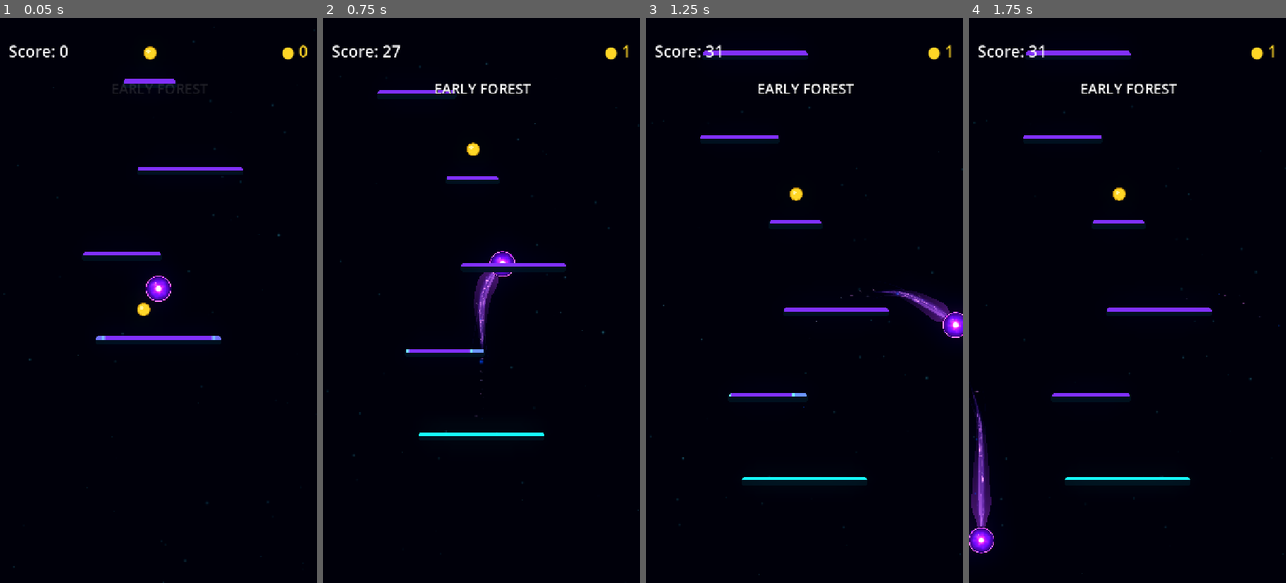
Above: before the commit, frames 1-4 (left to right).
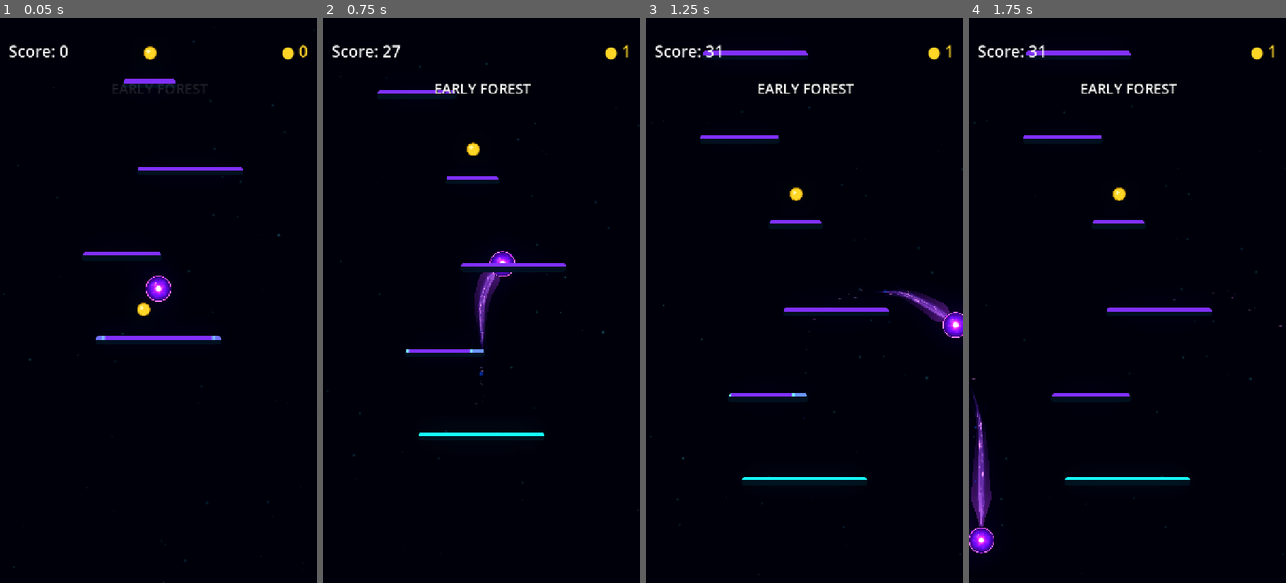
Above: after the commit, the same moments.

Repository: Kryodo/TowerJump
Game: Godot game, scene res://scenes/main.tscn
Same seed, same stepped clock (60 frames per second), same inputs: the game is played once before the commit and once after it.
Inputs (mouse positions are in pixels of both pictures, inside the frame that each line leads up to):
- Up to frame 1 (0.05 s): no input
- Up to frame 2 (0.75 s): move the mouse to (551, 272) at 0.52 s; hold Right (ui_right) from 0.53 s (still down); click (551, 272) at 0.67 s
- Up to frame 3 (1.25 s): keep holding Right (ui_right)
- Up to frame 4 (1.75 s): release Right (ui_right) at 1.25 s; drag from (1064, 328) to (1117, 193) at 1.27 s

Frame 1 is identical in both runs. In frame 2, 0.1% of the frame differs, in the area x 47-56%, y 45-71%; in frame 3, less than 0.1%; in frame 4, 0.2%, in the area x 0-99%, y 48-91%.

Commit message:
Anchor comet V trail and fragments to orb trailing surface

Diff:
--- a/scripts/ball_trail.gd
+++ b/scripts/ball_trail.gd
@@ -9,6 +9,7 @@
 @export var max_points: int = 22
 @export var min_distance: float = 2.5
 @export var max_segment_distance: float = 120.0
+@export_range(0.0, 40.0, 1.0) var trail_head_offset: float = 28.0
 
 @export_category("Visual Palette")
 @export_enum("Electric Blue", "Rich Violet") var visual_palette: int = 0
@@ -95,7 +96,7 @@
 
 func _get_animated_trail_point(index: int) -> Vector2:
 	var point: Vector2 = _points[index]
-	if _points.size() < 3:
+	if _points.size() < 2:
 		return point
 
 	var tangent: Vector2
@@ -115,7 +116,11 @@
 	var secondary_wave: float = sin(_trail_time * 1.25 + t * 5.5 + 0.8)
 	var drift: float = (wave * 0.7 + secondary_wave * 0.3) * (0.5 + 1.8 * t) * envelope
 
-	return point + perpendicular * drift
+	# The newest sample is the ball centre. Move just this head point backward
+	# along the travel direction so the visible V begins at the orb's trailing
+	# surface instead of emerging from its luminous core.
+	var head_offset: float = trail_head_offset if index == 0 else 0.0
+	return point - tangent * head_offset + perpendicular * drift
 
 
 func _update_wisp_line(
@@ -161,15 +166,16 @@
 	movement: Vector2,
 	distance_from_trail: float
 ) -> void:
-	# Keep emission attached to the moving ball, while particles stay in world
-	# space and form a trail behind its actual movement.
-	for emitter in _particle_emitters:
-		emitter.global_position = current_world_position
-
 	if distance_from_trail > 0.01 and distance_from_trail <= max_segment_distance:
 		_last_emission_direction = -movement.normalized()
 
+	# Spawn geometric fragments from the back of the orb, not its centre, so
+	# they appear to break away from the comet tail rather than through the ball.
+	var emission_position: Vector2 = (
+		current_world_position + _last_emission_direction * trail_head_offset
+	)
 	for emitter in _particle_emitters:
+		emitter.global_position = emission_position
 		var material := emitter.process_material as ParticleProcessMaterial
 		if material != null:
 			material.direction = Vector3(
